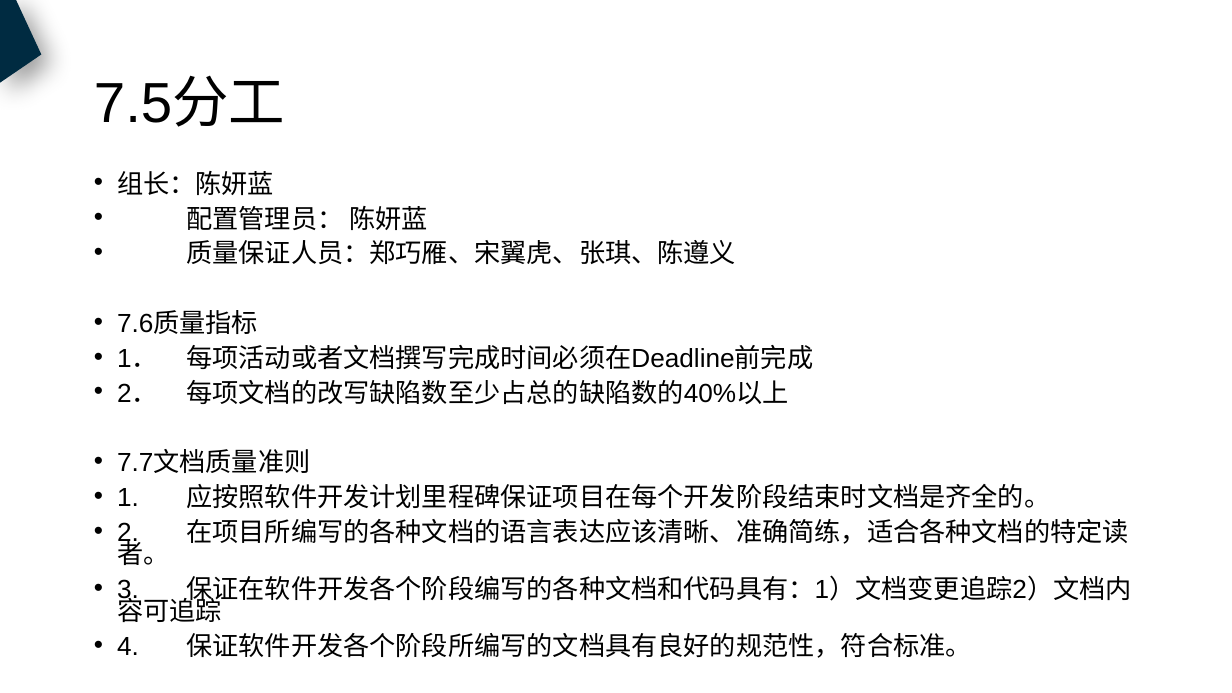
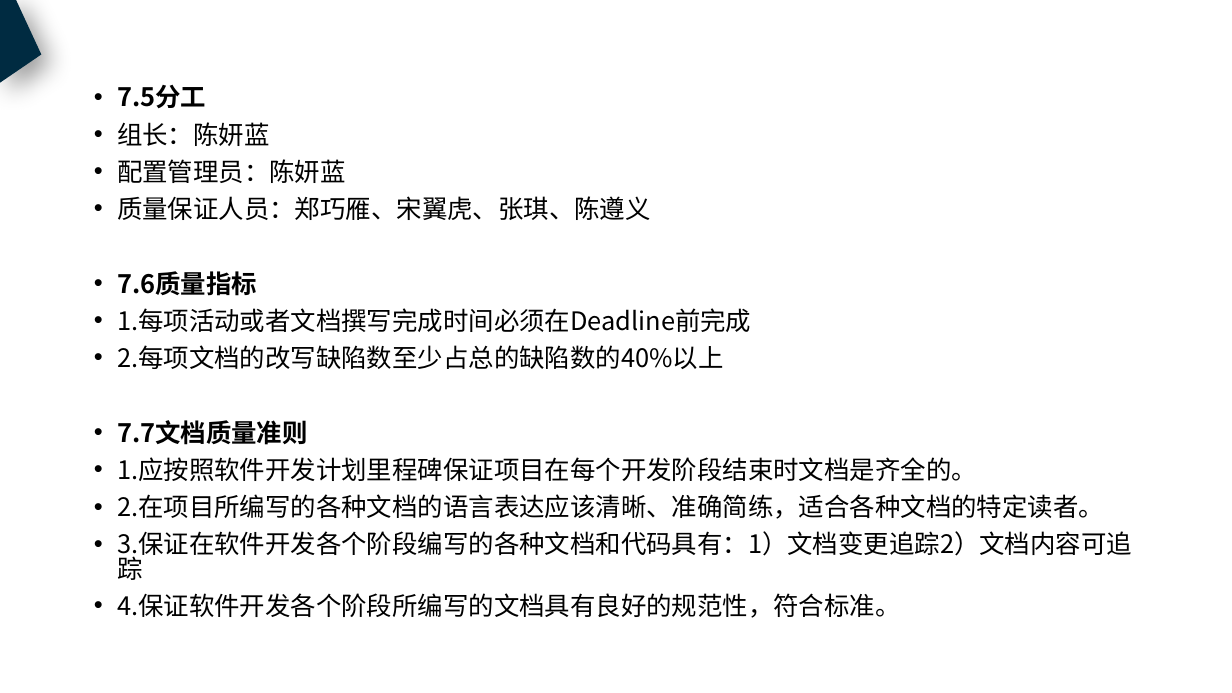
Before and after one commit to PRD2018-G18/PRD2018, a slide deck: slide 25 of 非受控文档/过程文档/需求工程计划/需求工程计划.pptx (slide 21 before the commit). Drawn at 1232x693 pixels with LibreOffice and Linux fonts; fonts in the diff are those of the drawing. Boxes give left, top, right and bottom in pixels: in the first picture for what was removed or moved away, otherwise in the second. Text is boxed around its words. In the diff, an @@ line names an element or a change of style, - is before the commit and + after.

Commit message:
修改项目干系人，工作任务分解

```diff
--- a/非受控文档/过程文档/需求工程计划/需求工程计划.pptx
+++ b/非受控文档/过程文档/需求工程计划/需求工程计划.pptx
@@ text "7.5分工": place and size @@
-text "7.5分工" at box(117, 171, 1131, 658)
+text "7.5分工" at box(117, 85, 1132, 618)
@@ title removed at box(94, 77, 285, 127) @@
-7.5分工
@@ text at box(117, 85, 206, 109): paragraph added @@
+• 7.5分工
@@ text at box(117, 122, 651, 445): size 20.4 to 19.8 pt, font Arial to Noto Sans CJK SC in "组长：陈妍蓝", "质量保证人员：郑巧雁、宋翼虎、张琪、陈遵义", "7.6质量指标", "7.7文档质量准则"; bold on in "7.6质量指标", "7.7文档质量准则"; line spacing 0.7 to 0.8 @@
@@ text at box(117, 159, 346, 183): text changed; size 20.4 to 19.8 pt; font Arial to Noto Sans CJK SC @@
-• 配置管理员： 陈妍蓝
+• 配置管理员：陈妍蓝
@@ text at box(117, 308, 751, 369): text changed; size 20.4 to 19.8 pt; font Arial to Noto Sans CJK SC @@
-• 1． 每项活动或者文档撰写完成时间必须在Deadline前完成
-• 2． 每项文档的改写缺陷数至少占总的缺陷数的40%以上
+• 1.每项活动或者文档撰写完成时间必须在Deadline前完成
+• 2.每项文档的改写缺陷数至少占总的缺陷数的40%以上
@@ text at box(117, 457, 1132, 618): text changed; size 20.4 to 19.8 pt; font Arial to Noto Sans CJK SC @@
-• 1. 应按照软件开发计划里程碑保证项目在每个开发阶段结束时文档是齐全的。
-• 2. 在项目所编写的各种文档的语言表达应该清晰、准确简练，适合各种文档的特定读者。
-• 3. 保证在软件开发各个阶段编写的各种文档和代码具有：1）文档变更追踪2）文档内容可追踪
-• 4. 保证软件开发各个阶段所编写的文档具有良好的规范性，符合标准。
+• 1.应按照软件开发计划里程碑保证项目在每个开发阶段结束时文档是齐全的。
+• 2.在项目所编写的各种文档的语言表达应该清晰、准确简练，适合各种文档的特定读者。
+• 3.保证在软件开发各个阶段编写的各种文档和代码具有：1）文档变更追踪2）文档内容可追踪
+• 4.保证软件开发各个阶段所编写的文档具有良好的规范性，符合标准。
```
Also in this commit, not shown: 37 other slides changed, 13 slides added, 3 slides removed, 5 other files.
